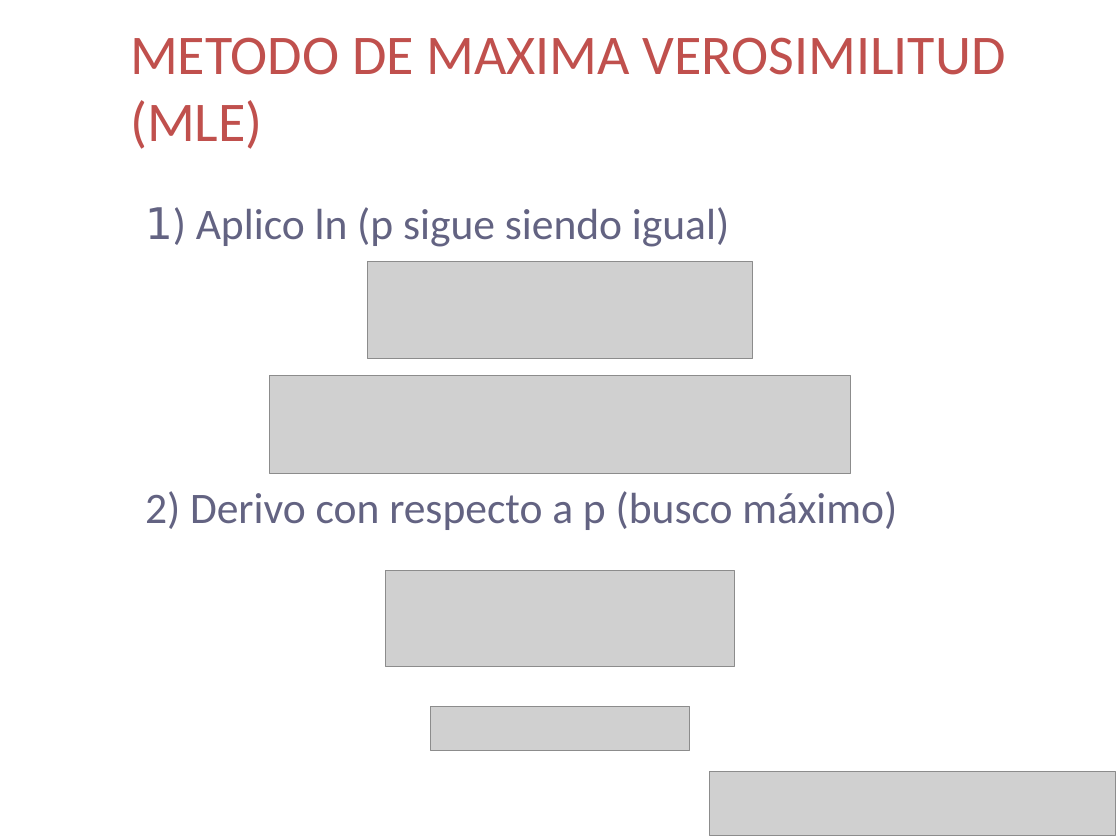
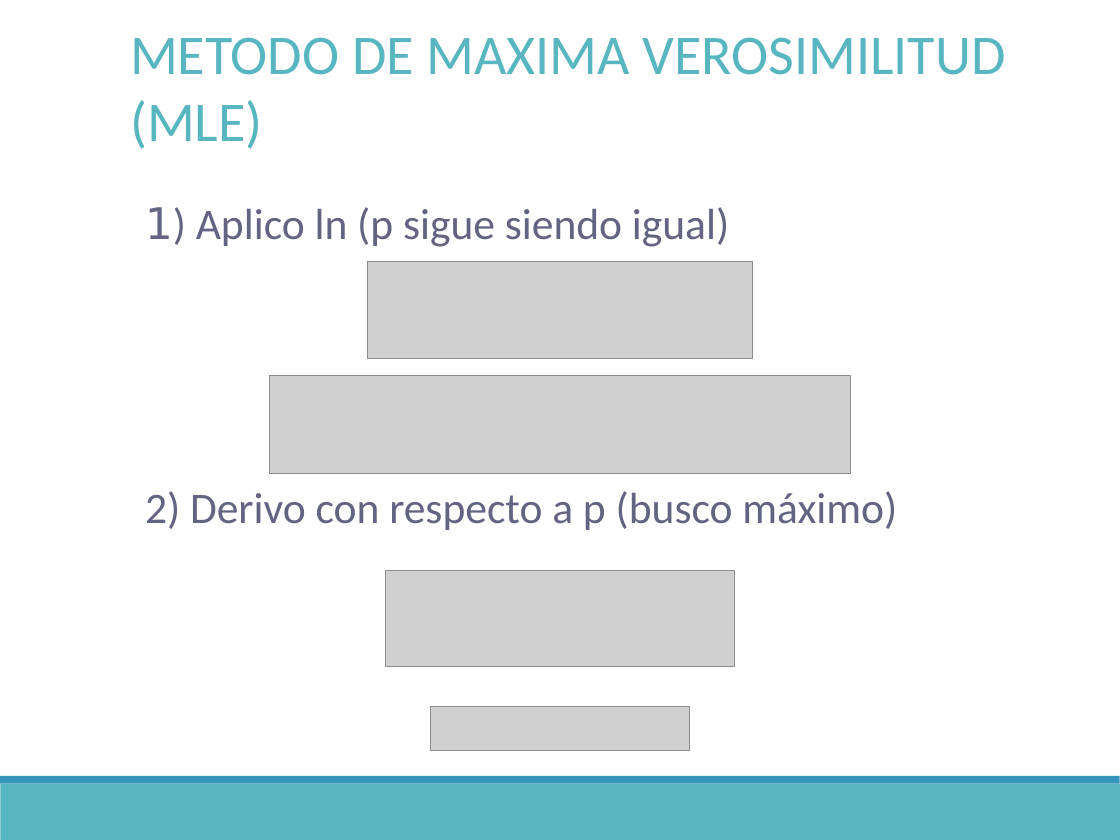
Before and after one commit to DrIgoA/Curso-Ocupacion23, a slide deck: slide 28 of Modulo 2_Occupacion2023.pptx. Drawn at 1120x840 pixels with LibreOffice and Linux fonts; fonts in the diff are those of the drawing; grey boxes stand for pictures; background and template pictures are left out. Boxes give left, top, right and bottom in pixels: in the first picture for what was removed or moved away, otherwise in the second. Text is boxed around its words. In the diff, an @@ line names an element or a change of style, - is before the commit and + after.

```diff
--- a/Modulo 2_Occupacion2023.pptx
+++ b/Modulo 2_Occupacion2023.pptx
@@ text "METODO DE MAXIMA VEROSIMILITUD (MLE)" at (130, 37, 1006, 149): text colour #C0504D to #58B6C0 @@
@@ rectangle added at (0, 776, 1120, 784), fill #3494BA @@
@@ picture removed at (710, 772, 1116, 836) @@
@@ rectangle added at (0, 784, 1120, 840), fill #58B6C0 @@
```
Also in this commit, not shown: 28 other slides changed, 1 other file.
